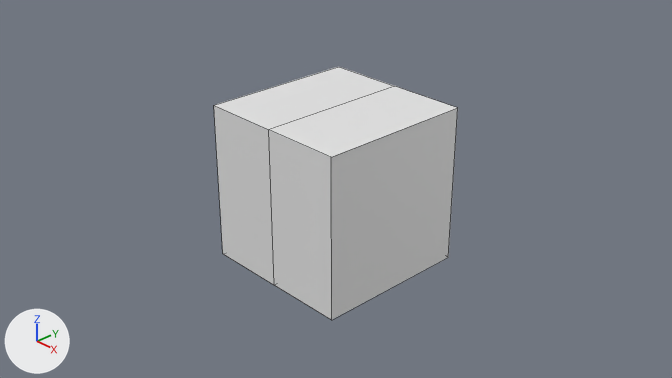
Before and after pictures for a commit that changed the Blender file low poly character.blend.
Camera for both pictures: the file's camera 'Camera'. Lighting does not change. The marker at lower left points along +X, +Y and +Z. Mesh edges are drawn as thin lines.

Script lines for the objects in view, before the commit:
```python
me_cube_001 = bpy.data.meshes.new('Cube.001')
me_cube_001.from_pydata([(1.0, -1.0, -1.0), (1.0, -1.0, 1.0), (1.0, 1.0, -1.0), (1.0, 1.0, 1.0), (0.0, 1.0, -1.0), (0.0, 1.0, 1.0), (0.0, -1.0, -1.0), (0.0, -1.0, 1.0)], [], [(4, 5, 3, 2), (2, 3, 1, 0), (4, 2, 0, 6), (3, 5, 7, 1), (0, 1, 7, 6)])
ob_cube = bpy.data.objects.new('Cube', me_cube_001)
ob_cube.location = (0.0, 0.0, 0.0)
_m = ob_cube.modifiers.new('Mirror', 'MIRROR')
_m.use_clip = True
```
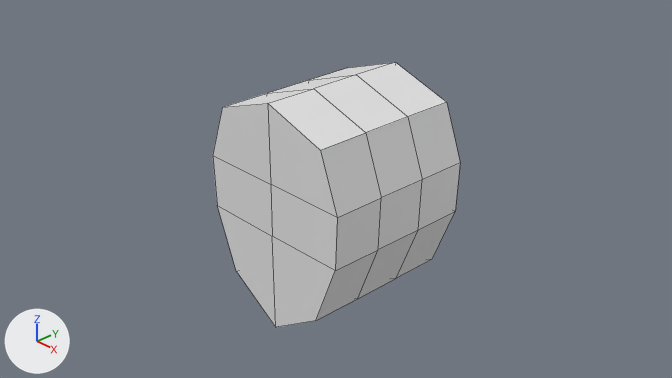
Commit message: shaping head from front view

Location of each change, [x1, y1, x2, y2] in pixels of the pictures (672 x 378 px):
'Cube', reshaped: before [214, 67, 458, 320]; after [213, 62, 460, 327]

Diff of the bpy script that builds the scene:
```diff
--- a/low poly character.blend.py
+++ b/low poly character.blend.py
@@ me_cube_001 @@
 # used by ob_cube; location = (0.0, 0.0, 0.0)
-me_cube_001.from_pydata(...)  # 8 vertices, 5 faces; spans x 0.0..1.0, y -1.0..1.0, z -1.0..1.0
+me_cube_001.from_pydata(...)  # 28 vertices, 21 faces; spans x 0.0..1.09, y -1.0..1.0, z -1.61..1.3
+# me_cube_001 part 1: the whole mesh is rebuilt
```
